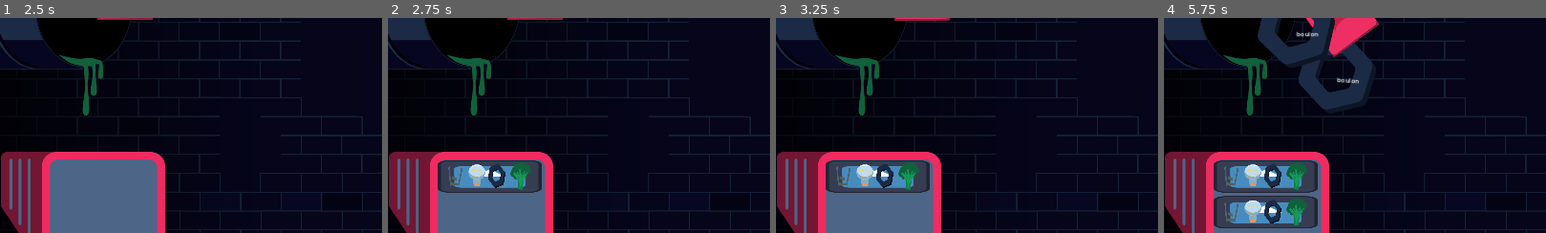
Above: before the commit, frames 1-4 (left to right).
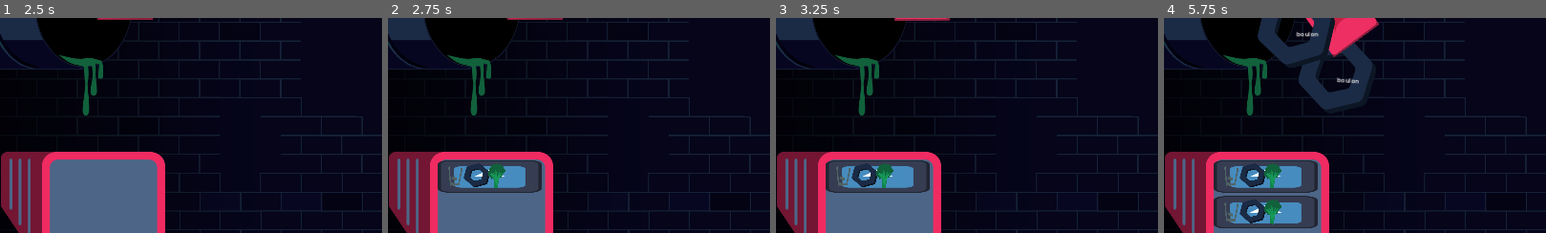
Above: after the commit, the same moments.

Repository: Daxidz/orbital-5-cyberpunk
Game: Godot game, scene res://src/main.tscn
Two runs of this game, one before a commit and one after it. Both use one fixed random seed, a clock stepped at 60 frames per second and the inputs below. The engine's default icon, where the game draws it, is replaced by a stand-in: a white triangle on a blue panel in a dark square.
Inputs (mouse positions are % of the whole screen's width and height, from its top left):
- Up to frame 1 (2.5 s): click "MIX" at 0.5 s; click "MIX" at 1.25 s; click "MIX" at 2 s
- Up to frame 2 (2.75 s): no input
- Up to frame 3 (3.25 s): move the mouse to (19, 17) at 2.77 s; press the mouse at (19, 17) at 2.78 s
- Up to frame 4 (5.75 s): move the mouse to (17, 15) at 3.52 s; release the mouse at (17, 15) at 3.53 s; click (17, 15) at 3.6 s; move the mouse to (16, 31) at 4.27 s; press the mouse at (16, 31) at 4.28 s; move the mouse to (18, 17) at 5.02 s; release the mouse at (18, 17) at 5.03 s; click (18, 17) at 5.1 s
The pictures show only the part of the screen within x 0-50%, y 26-76%; the shares and areas given below are measured in that part.

Frame 1 is identical in both runs. In frame 2, 1.3% of the frame differs, in the area x 19-38%, y 67-80%; in frame 3, 1.3%; in frame 4, 2.7%, in the area x 19-38%, y 67-97%.

Commit message:
Dynamically load ingredients textures

Diff:
--- a/src/recipe_panel.tscn
+++ b/src/recipe_panel.tscn
@@ -19,16 +19,19 @@
 texture = ExtResource("2_ulxyl")
 
 [node name="Ingredient1" type="Sprite2D" parent="Background"]
+visible = false
 position = Vector2(48.2898, 59.5549)
 scale = Vector2(0.166449, 0.477901)
 texture = ExtResource("3_8mwrm")
 
 [node name="Ingredient2" type="Sprite2D" parent="Background"]
+visible = false
 position = Vector2(72.6806, 61.5549)
 scale = Vector2(0.110304, 0.483503)
 texture = ExtResource("4_28l5s")
 
 [node name="Ingredient3" type="Sprite2D" parent="Background"]
+visible = false
 position = Vector2(102.7, 61.5549)
 scale = Vector2(0.132239, 0.540201)
 texture = ExtResource("5_uddyp")
--- a/src/recipes_manager.gd
+++ b/src/recipes_manager.gd
@@ -4,6 +4,20 @@
 @export var SPAWN_INTERVAL_MAX: float = 6
 
 @export var TIMER_INTERVAL: float = 0.5
+
+var ampoule_texture = preload("res://res/img/ingredients/ampoule.svg")
+var boulon_texture = preload("res://res/img/ingredients/boulon.svg")
+var brocoli_texture = preload("res://res/img/ingredients/brocoli.svg")
+var essence_texture = preload("res://res/img/ingredients/essence.svg")
+var pile_texture = preload("res://res/img/ingredients/pile.svg")
+
+var TEXTURES: Dictionary = {
+	"ampoule": ampoule_texture,
+	"boulon": boulon_texture,
+	"brocoli": brocoli_texture,
+	"essence": essence_texture,
+	"pile": pile_texture
+}
 
 var RECIPES: Array = [
 	Recipe.new(["essence", "pile"]),
@@ -42,6 +56,11 @@
 	var i = 0
 	for recipe in ongoing_recipes:
 		var panel = RecipePanelInstancier.instantiate() as Node2D
+		for j in range(recipe.ingredients.size()):
+			var ingredient = recipe.ingredients[j]
+			var sprite = panel.get_child(0).get_child(j + 1) as Sprite2D
+			sprite.set_texture(TEXTURES[ingredient])
+			sprite.show()
 		panel.position.x = x
 		panel.position.y = y + ((80 + 10) * i)
 		main.add_child(panel)
@@ -62,22 +81,25 @@
 
 func _on_timer_timeout():
 	self.timer_tick += 1
+	if (self.ongoing_recipes.size() >= 5):
+		self.generate_next_spawn()
+		pass
+
 	if (self.timer_tick >= self.next_spawn_tick):
 		self.spawn_new_recipe()
 
 func is_ongoing_recipe_valid(ingredients: Array):
 	ingredients.sort()
 
-	self.ongoing_recipes.clear()
+	var same = self.ongoing_recipes.filter(func(recipe): return recipe.ingredients == ingredients)
+	if (same.size() > 0):
+		for recipe in self.ongoing_recipes:
+			if (recipe.ingredients == ingredients):
+				self.ongoing_recipes.erase(recipe)
+				break
+
 	self.redraw_recipes()
-
-#	var same = self.ongoing_recipes.filter(func(recipe): return recipe.ingredients == ingredients)
-#	if (same.size() > 0):
-#		for recipe in self.ongoing_recipes:
-#			if (recipe.ingredients == ingredients):
-#				self.ongoing_recipes.erase(recipe)
-#	return (same.size() > 0)
-	return true
+	return (same.size() > 0)
 
 
 class Recipe:
